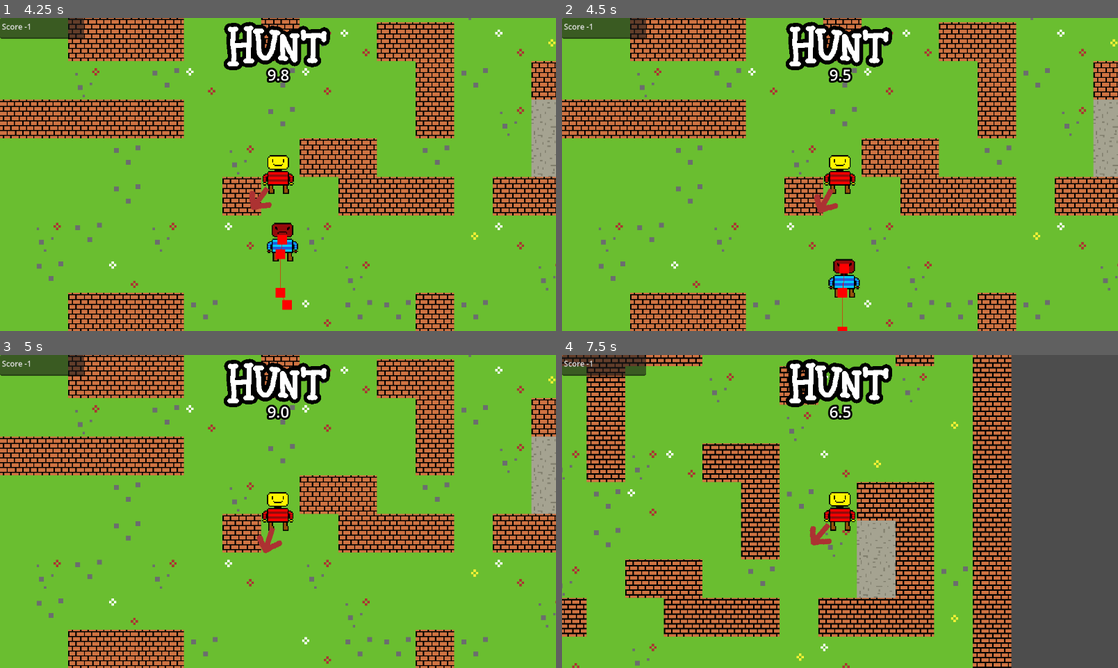
Above: before the commit, frames 1-4 (two rows, left to right).
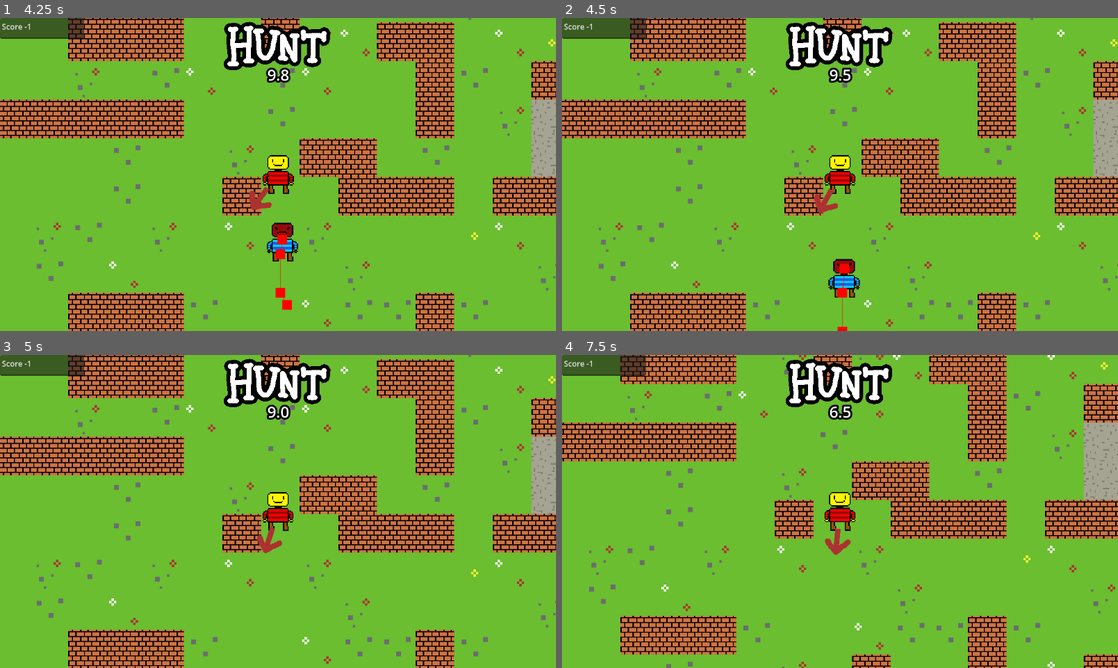
Above: after the commit, the same moments.

Repository: LegoMaster7001/fargo-game-jam-2025
Game: Godot game, scene res://Scenes/main_menu.tscn
Two runs of this game, one before a commit and one after it. Both use one fixed random seed, a clock stepped at 60 frames per second and the inputs below.
Inputs:
- Up to frame 1 (4.25 s): tap Enter at 0.5 s; hold Right (ui_right) 0.53-1.28 s; hold E 0.53-1.28 s; hold Down (ui_down) 1.28-2.03 s; tap Space (call_groundies) at 1.35 s; tap E at 1.55, 2.85, 3.8 s; hold Right (ui_right) 2.03-2.78 s; hold E 2.03-2.78 s; hold Up (ui_up) 2.78-3.53 s; hold Left (ui_left) from 3.53 s (still down); hold Space (call_groundies) from 3.53 s (still down)
- Up to frame 2 (4.5 s): keep holding Left (ui_left); release Space (call_groundies) at 4.28 s; tap E at 4.35 s
- Up to frame 3 (5 s): keep holding Left (ui_left)
- Up to frame 4 (7.5 s): release Left (ui_left) at 5.03 s; hold Down (ui_down) 5.03-5.78 s; hold E 5.03-5.78 s; hold Right (ui_right) 5.78-6.53 s; tap Space (call_groundies) at 5.85 s; tap E at 6.05, 7.35 s; hold Up (ui_up) 6.53-7.28 s; hold E 6.53-7.28 s; hold Right (ui_right) from 7.28 s (still down)

Frame 1 is identical in both runs. In frame 2, less than 0.1% of the frame differs, in the area x 47-52%, y 43-57%; in frame 3, less than 0.1%; in frame 4, 55%, in the area x 0-100%, y 0-100%.

Commit message:
fixed dash glitch
glitch where you permanently lose dash if you switch roles

Diff:
--- a/Scenes/player.tscn
+++ b/Scenes/player.tscn
@@ -21,8 +21,10 @@
 shape = SubResource("CircleShape2D_gl6un")
 
 [node name="DashCooldownTimer" type="Timer" parent="."]
+wait_time = 2.0
 
 [node name="DashTimer" type="Timer" parent="."]
+wait_time = 0.8
 
 [connection signal="timeout" from="DashCooldownTimer" to="." method="_on_dash_cooldown_timer_timeout"]
 [connection signal="timeout" from="DashTimer" to="." method="_on_dash_timer_timeout"]
--- a/Scripts/Player.gd
+++ b/Scripts/Player.gd
@@ -2,7 +2,7 @@
 extends CharacterBody2D
 
 const speed = 100
-const dashSpeed = 2
+const dashSpeed = 1.5
 
 @export var groundies_area: Area2D
 var dir : Vector2
@@ -32,10 +32,14 @@
 		Global.flip_role(true)
 
 func checkDashing():
-	if Input.is_key_pressed(KEY_E) && dashReady && Global.player_is_hunter:
+	if ((Input.is_key_pressed(KEY_E) && dashReady) && Global.player_is_hunter):
 		dashReady = false
 		dashing = true
 		$DashTimer.start()
+	elif (Global.player_is_hunted):
+		dashReady = true
+		dashing = false
+
 	if dashing:
 		velocity = dir * speed * dashSpeed
 
